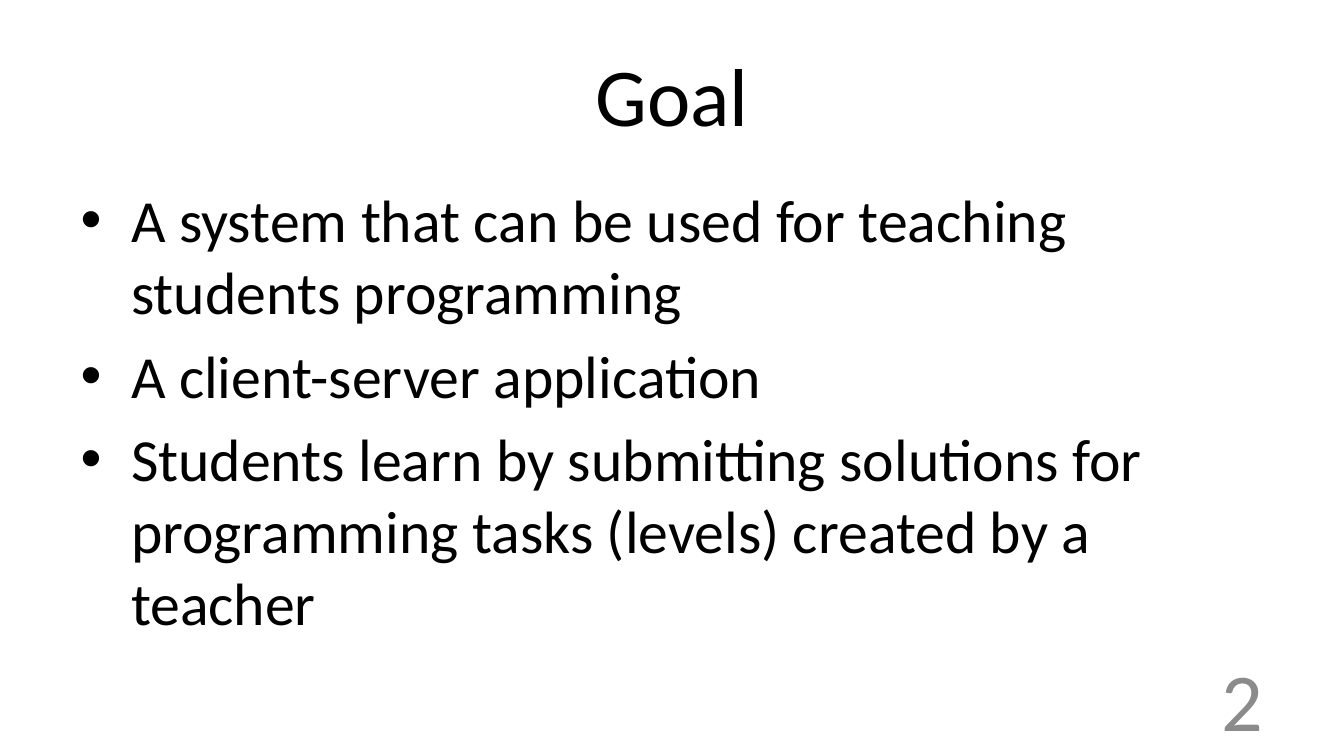
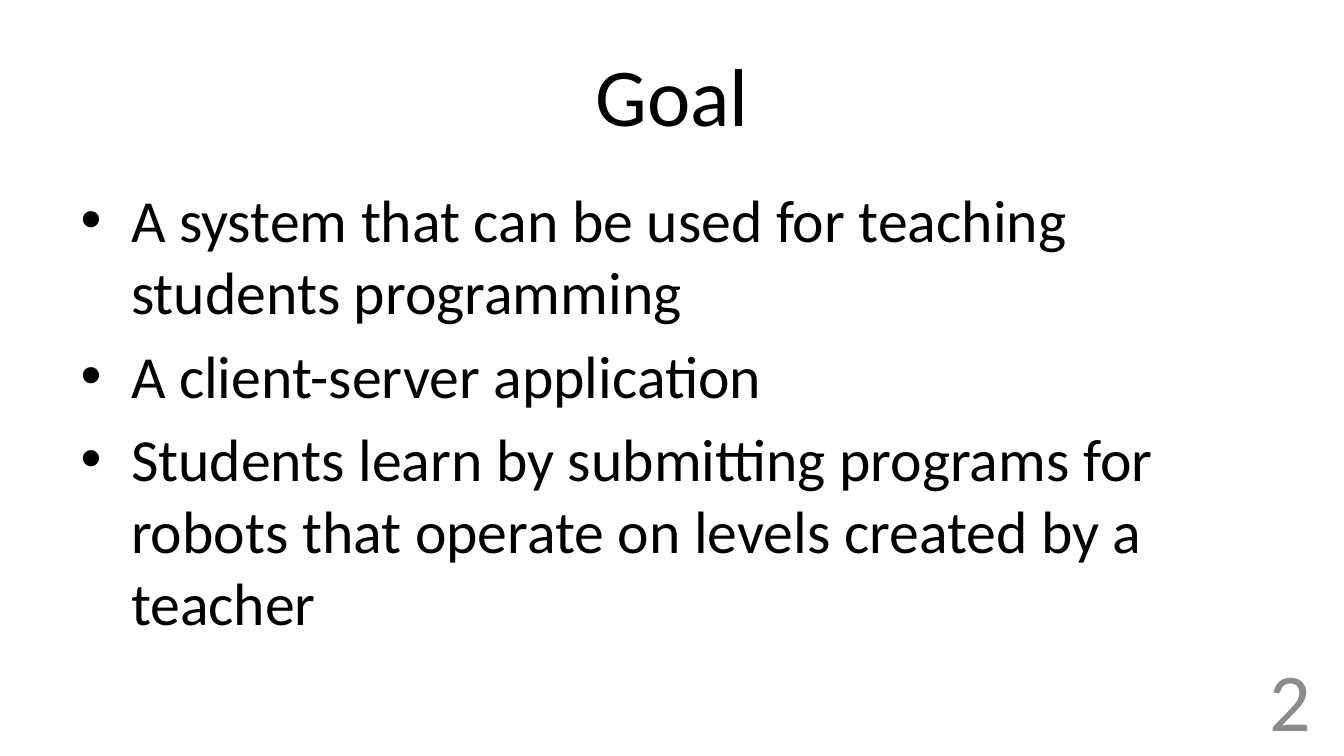
Before and after one commit to shiftuya/Robots, a slide deck: slide 2 of presentation.pptx. Drawn at 1344x756 pixels with LibreOffice and Linux fonts; fonts in the diff are those of the drawing. Boxes give left, top, right and bottom in pixels: in the first picture for what was removed or moved away, otherwise in the second. Text is boxed around its words. In the diff, an @@ line names an element or a change of style, - is before the commit and + after.

```diff
--- a/presentation.pptx
+++ b/presentation.pptx
@@ text at bbox=[131, 439, 1152, 626]: text changed @@
-• Students learn by submitting solutions for programming tasks (levels) created by a teacher
+• Students learn by submitting programs for robots that operate on levels created by a teacher
@@ page number: place and size @@
-page number at bbox=[1222, 678, 1264, 731]
+page number at bbox=[1269, 678, 1311, 731]
```
Also in this commit, not shown: 3 other slides changed, 9 slides added, 11 slides removed.
